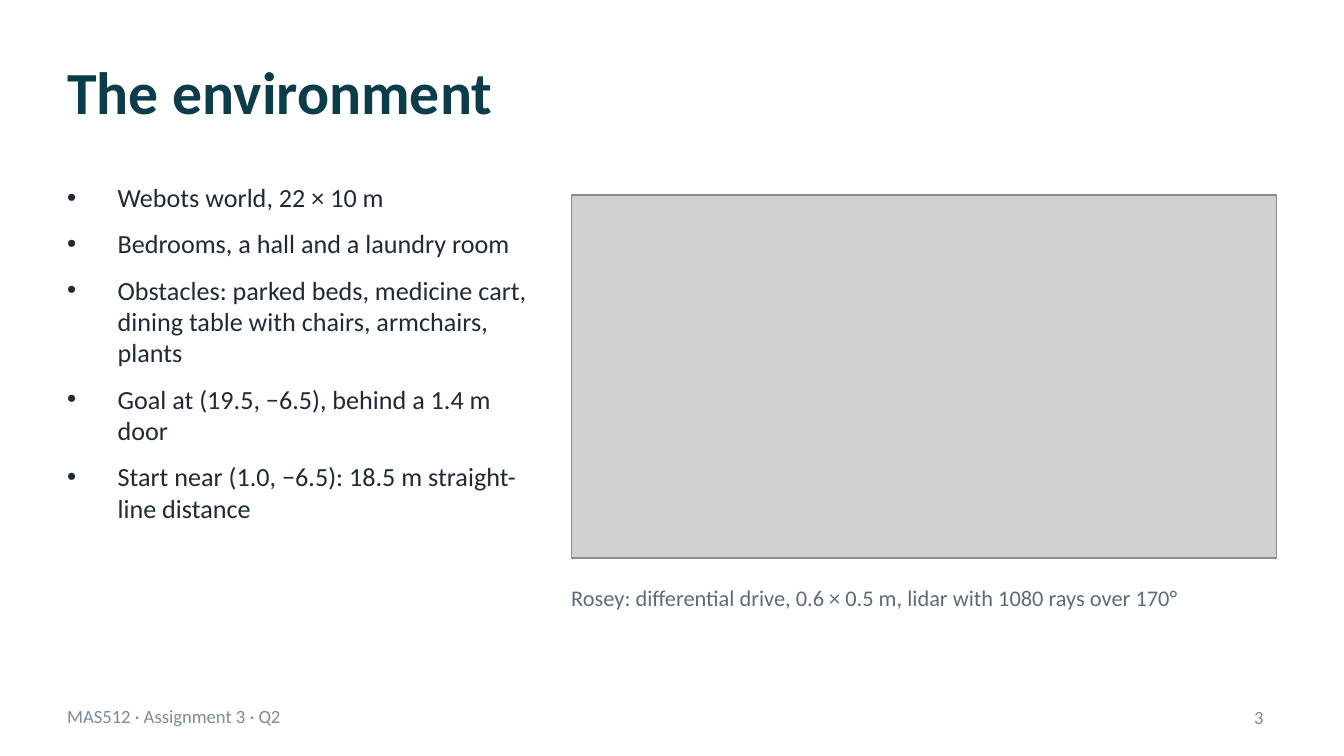
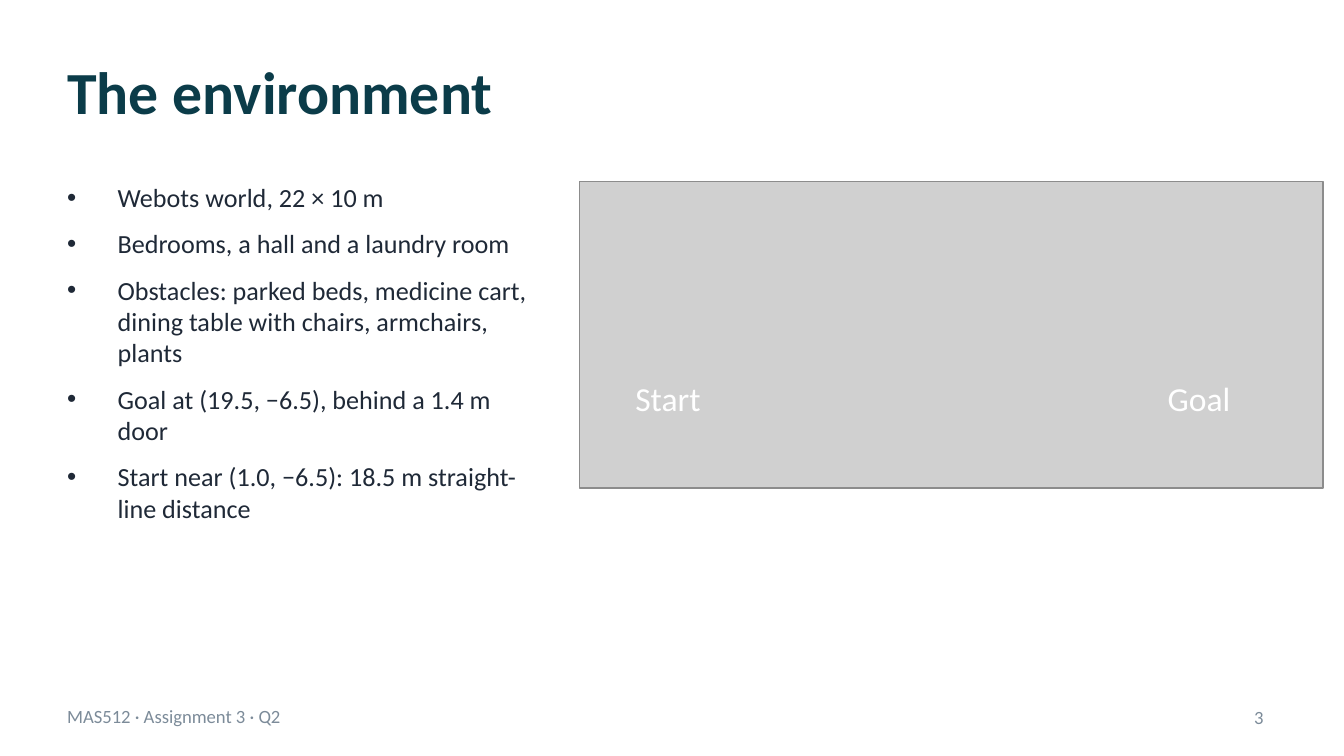
Before and after one commit to AreGundersen/MAS512, a slide deck: slide 3 of Assignment 3/MAS512_assignment3_gr5.pptx. Drawn at 1344x756 pixels with LibreOffice and Linux fonts; fonts in the diff are those of the drawing; grey boxes stand for pictures. Boxes give left, top, right and bottom in pixels: in the first picture for what was removed or moved away, otherwise in the second. Text is boxed around its words. In the diff, an @@ line names an element or a change of style, - is before the commit and + after.

```diff
--- a/Assignment 3/MAS512_assignment3_gr5.pptx
+++ b/Assignment 3/MAS512_assignment3_gr5.pptx
@@ picture: place and size @@
-picture at <box>571,195,1277,558</box>
+picture at <box>579,181,1322,488</box>
@@ text added at <box>1168,388,1231,411</box>, 18 pt, text #FFFFFF @@
+Goal
@@ text added at <box>635,390,700,411</box>, 18 pt, text #FFFFFF @@
+Start
@@ text removed at <box>571,590,1178,610</box> @@
-Rosey: differential drive, 0.6 × 0.5 m, lidar with 1080 rays over 170°
```
Also in this commit, not shown: 7 other slides changed, 1 slide added, 2 slides removed.
